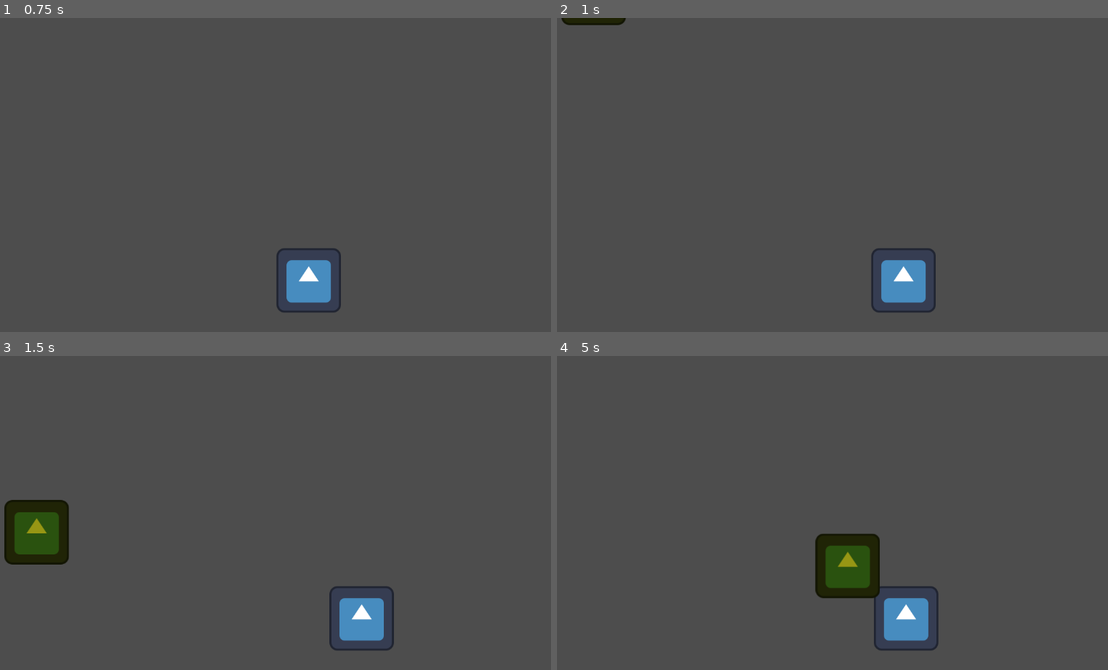
Above: before the commit, frames 1-4 (two rows, left to right).
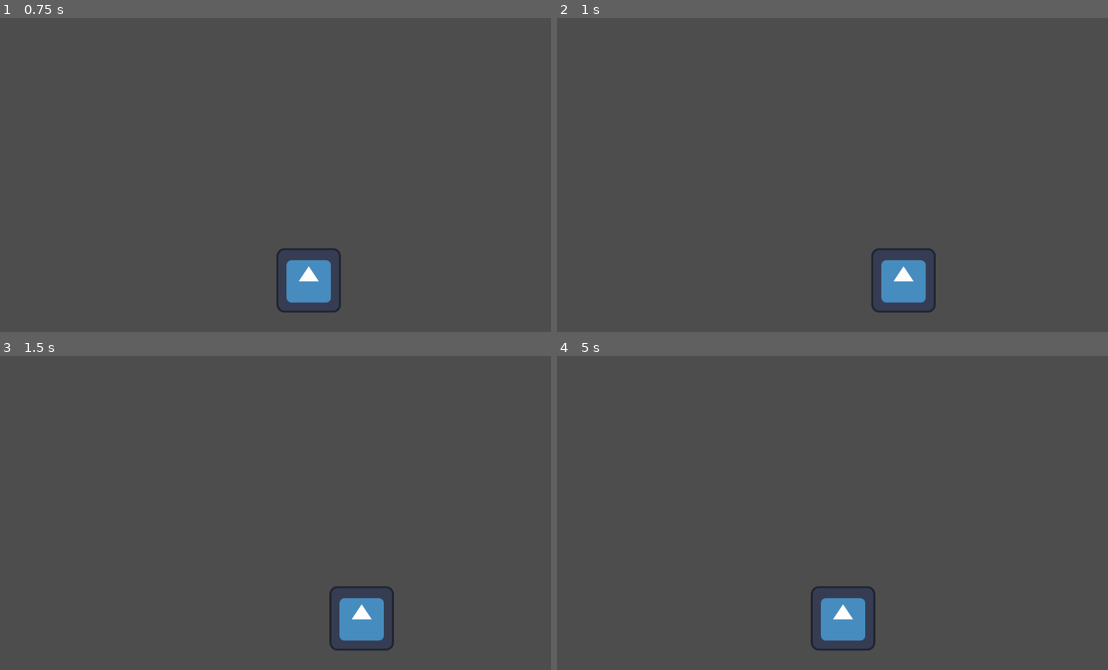
Above: after the commit, the same moments.

Repository: naimurRahmanx/godot-10-game-exercises
Game: Godot game, scene res://Scenes/main.tscn
Same seed, same stepped clock (60 frames per second), same inputs: the game is played once before the commit and once after it. This scene is started directly instead of the project's main scene. The engine's default icon, where the game draws it, is replaced by a stand-in: a white triangle on a blue panel in a dark square.
Inputs:
- Up to frame 1 (0.75 s): tap Enter at 0.5 s; hold Right (ui_right) from 0.53 s (still down)
- Up to frame 2 (1 s): keep holding Right (ui_right)
- Up to frame 3 (1.5 s): release Right (ui_right) at 1.28 s; hold Left (ui_left) from 1.28 s (still down)
- Up to frame 4 (5 s): release Left (ui_left) at 2.03 s; hold Right (ui_right) 2.03-3.53 s; hold Left (ui_left) from 3.53 s (still down)

Frame 1 is identical in both runs. In frame 2, 0.3% of the frame differs, in the area x 0-13%, y 0-3%; in frame 3, 2.4%; in frame 4, 5.0%, in the area x 46-70%, y 56-94%.

Commit message:
Update main.gd

Diff:
--- a/01-Dodge-Falling-Blocks/Scripts/main.gd
+++ b/01-Dodge-Falling-Blocks/Scripts/main.gd
@@ -1,20 +1,64 @@
 extends Node2D
+# Node2D is good for a main controller script
 
 @export var block_scene: PackedScene
+# PackedScene means: a scene file (.tscn)
+# You will drag your Block.tscn into this in the inspector
+
 @onready var spawn_timer: Timer = $SpawnTimer
+# Get the Timer node from this scene
 
-func _on_timer_timeout():
+func _ready() -> void:
+	# _ready runs once when the scene starts
+
+	spawn_timer.start()
+	# Starts the timer
+	# After its wait time finishes, timeout signal happens
+
+func _on_spawn_timer_timeout() -> void:
+	# This function runs every time the timer finishes.
+	# Example: if timer wait_time = 1 second
+	# then this runs every 1 second.
+
 	var block = block_scene.instantiate()
+	# Create a new instance of Block.tscn
+	# block is now a real object
 
 	var screen_width = get_viewport_rect().size.x
+	# Get screen width
+
 	block.position.x = randf_range(0, screen_width)
+	# Spawn block at random x position across the screen
+
 	block.position.y = -50
+	# Spawn block above the screen
+	# so it falls into view
 
 	add_child(block)
+	# VERY IMPORTANT:
+	# Until you add_child, the block will not appear in the game.
+	# It exists only in memory.
+
+	# ------------------------------
+	# Signal connection
+	# ------------------------------
 
 	block.hit_player.connect(_on_game_over)
+	# This means:
+	# When block emits hit_player,
+	# call _on_game_over() in this script.
 
-func _on_game_over():
+func _on_game_over() -> void:
+	# Runs when any block touches the player
+
 	spawn_timer.stop()
+	# Stop spawning new blocks
+
 	get_tree().paused = true
+	# Pause the whole game:
+	# - player movement stops
+	# - blocks stop falling
+	# - everything freezes
+
 	print("Game Over!")
+	# Print in output for debugging
